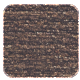
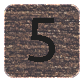
Layered file, before and after one edit (80x80). Changes by layer:
removed layer "dn" over [3, 4, 79, 78]
added group "dn" with 2 layers above "up" over [4, 4, 80, 78]
added layer "5 #1" in group "dn" over [28, 18, 55, 62]
added layer "btn #1" in group "dn" over [4, 4, 80, 78]
